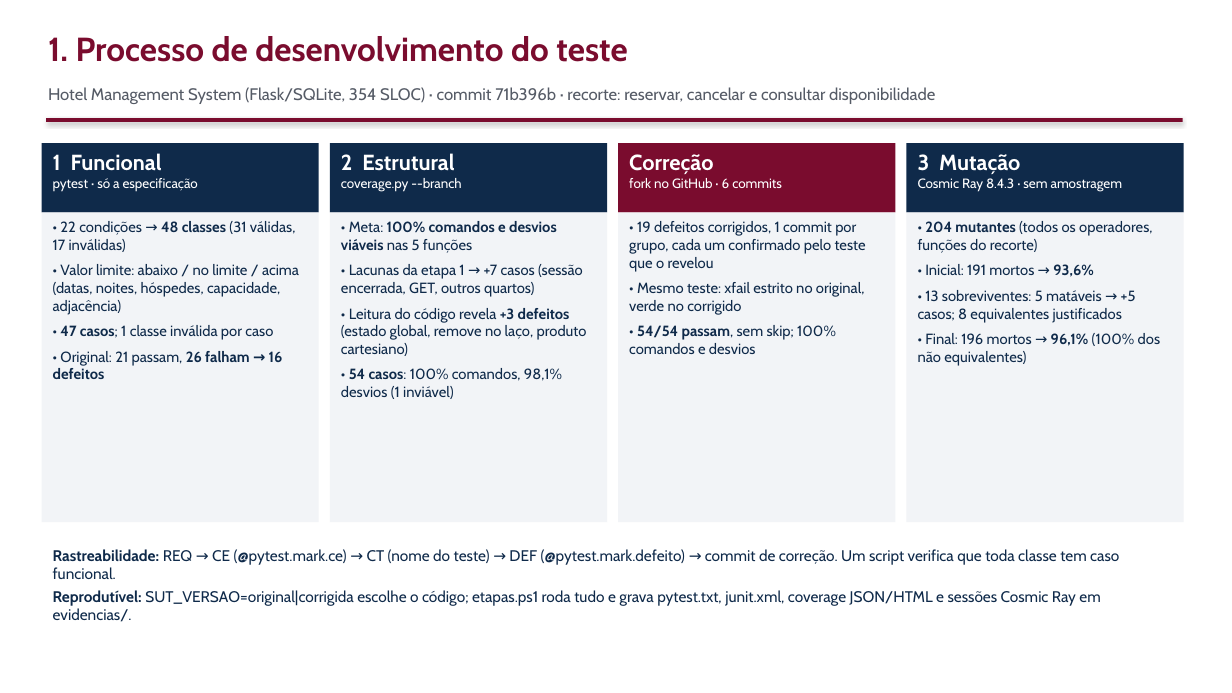
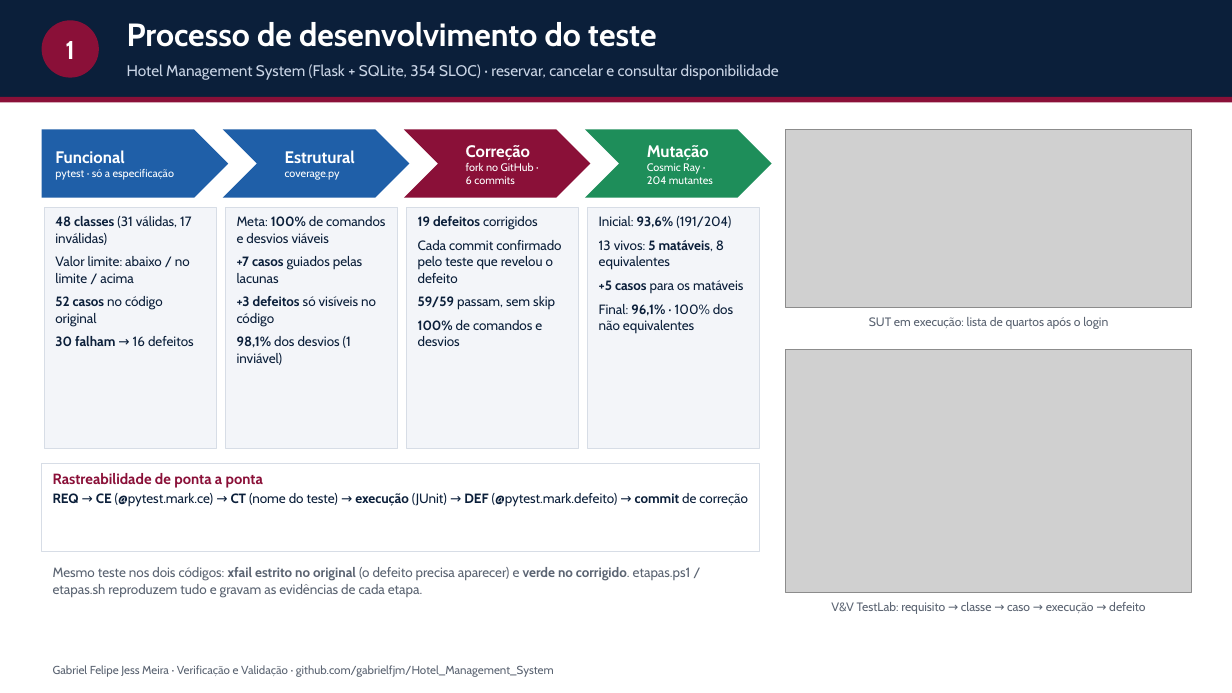
Before and after one commit to gabrielfjm/Hotel_Management_System, a slide deck: slide 1 of docs/apresentacao-2-slides.pptx. Drawn at 1232x693 pixels with LibreOffice and Linux fonts; fonts in the diff are those of the drawing; grey boxes stand for pictures. Boxes give left, top, right and bottom in pixels: in the first picture for what was removed or moved away, otherwise in the second. Text is boxed around its words. In the diff, an @@ line names an element or a change of style, - is before the commit and + after.

Commit message:
Atualiza relatório, apresentação e READMEs
- Relatório: identificação do aluno e da disciplina, tabela de valor limite
  completa, casos CT-060 a CT-064, seção sobre o V&V TestLab, sumário gerado
  das evidências.
- Apresentação de 2 slides com capturas do sistema e do V&V TestLab, gráfico
  de evolução e notas do apresentador; slides de apoio à demonstração.
- README_TESTES.md e evidencias/README.md com os números atuais.

```diff
--- a/docs/apresentacao-2-slides.pptx
+++ b/docs/apresentacao-2-slides.pptx
@@ rectangle added at <box>0,0,1232,97</box>, fill #0B1F3A @@
@@ ellipse added at <box>42,20,99,78</box>, fill #8A1038, 20 pt, text #FFFFFF, bold @@
+1
@@ text at <box>127,22,657,47</box>: text changed; size 26 to 25 pt; text colour #7A0C2E to #FFFFFF @@
-1. Processo de desenvolvimento do teste
+Processo de desenvolvimento do teste
@@ text at <box>127,64,779,80</box>: text changed; size 13 to 12 pt; text colour #555B66 to #C9D4E5 @@
-Hotel Management System (Flask/SQLite, 354 SLOC) · commit 71b396b · recorte: reservar, cancelar e consultar disponibilidade
+Hotel Management System (Flask + SQLite, 354 SLOC) · reservar, cancelar e consultar disponibilidade
@@ rectangle: place and size @@
-rectangle at <box>46,118,1183,122</box>
+rectangle at <box>0,97,1232,103</box>
@@ rectangle at <box>0,97,1232,103</box>: fill #7A0C2E to #8A1038; shadow off @@
@@ pentagon arrow "Funcional": place and size @@
-pentagon arrow "Funcional" at <box>42,143,319,213</box>
+pentagon arrow "Funcional" at <box>42,129,228,198</box>
@@ pentagon arrow "Funcional" at <box>42,129,228,198</box>: vertical alignment top to middle; rectangle to pentagon arrow; fill #0F2A4A to #1F5FA8 @@
@@ chevron "Estrutural": place and size @@
-chevron "Estrutural" at <box>330,143,607,213</box>
+chevron "Estrutural" at <box>223,129,409,198</box>
@@ chevron "Estrutural" at <box>223,129,409,198</box>: vertical alignment top to middle; rectangle to chevron; fill #0F2A4A to #1F5FA8 @@
@@ chevron "Correção": place and size @@
-chevron "Correção" at <box>618,143,896,213</box>
+chevron "Correção" at <box>404,129,591,198</box>
@@ chevron "Correção" at <box>404,129,591,198</box>: size 17 to 13 pt in "Correção"; size 10.5 to 8.5 pt in "fork no GitHub · 6 commits"; vertical alignment top to middle; rectangle to chevron; fill #7A0C2E to #8A1038 @@
@@ chevron added at <box>585,129,772,198</box>, fill #1E8E5A, 8.5 pt, text #FFFFFF @@
+Mutação
+Cosmic Ray · 204 mutantes
@@ picture added at <box>786,129,1192,308</box> @@
@@ rectangle removed at <box>907,143,1184,213</box> @@
-3 Mutação
-Cosmic Ray 8.4.3 · sem amostragem
@@ text in pentagon arrow at <box>55,150,124,163</box>: text changed; size 17 to 13 pt @@
-1 Funcional
+Funcional
@@ text in pentagon arrow at <box>55,169,174,180</box>: size 10.5 to 8.5 pt in "pytest · só a especificação" @@
@@ text in chevron at <box>285,150,355,180</box>: text changed; size 10.5 to 8.5 pt @@
-2 Estrutural
-coverage.py --branch
+Estrutural
+coverage.py
@@ rectangle "48 classes (31 válidas, 17 ...": place and size @@
-rectangle "48 classes (31 válidas, 17 ..." at <box>42,213,319,522</box>
+rectangle "48 classes (31 válidas, 17 ..." at <box>44,208,216,448</box>
@@ rectangle "48 classes (31 válidas, 17 ..." at <box>44,208,216,448</box>: fill #F2F4F7 to #F3F5F9; outline none to #D7DDE6 0.75 pt @@
@@ rectangle added at <box>226,208,397,448</box>, fill #F3F5F9, outline #D7DDE6 0.75 pt, 10.5 pt, text #0B1F3A @@
+Meta: 100% de comandos e desvios viáveis
++7 casos guiados pelas lacunas
++3 defeitos só visíveis no código
+98,1% dos desvios (1 inviável)
@@ rectangle added at <box>407,208,579,448</box>, fill #F3F5F9, outline #D7DDE6 0.75 pt, 10.5 pt, text #0B1F3A @@
+19 defeitos corrigidos
+Cada commit confirmado pelo teste que revelou o defeito
+59/59 passam, sem skip
+100% de comandos e desvios
@@ rectangle added at <box>588,208,760,448</box>, fill #F3F5F9, outline #D7DDE6 0.75 pt, 10.5 pt, text #0B1F3A @@
+Inicial: 93,6% (191/204)
+13 vivos: 5 matáveis, 8 equivalentes
++5 casos para os matáveis
+Final: 96,1% · 100% dos não equivalentes
@@ text in rectangle at <box>55,216,194,346</box>: text changed; size 11.5 to 10.5 pt; text colour #0F2A4A to #0B1F3A @@
-• 22 condições → 48 classes (31 válidas, 17 inválidas)
-• Valor limite: abaixo / no limite / acima (datas, noites, hóspedes, capacidade, adjacência)
-• 47 casos; 1 classe inválida por caso
-• Original: 21 passam, 26 falham → 16 defeitos
+48 classes (31 válidas, 17 inválidas)
+Valor limite: abaixo / no limite / acima
+52 casos no código original
+30 falham → 16 defeitos
@@ rectangle removed at <box>330,213,607,522</box> @@
-• Meta: 100% comandos e desvios viáveis nas 5 funções
-• Lacunas da etapa 1 → +7 casos (sessão encerrada, GET, outros quartos)
-• Leitura do código revela +3 defeitos (estado global, remove no laço, produto cartesiano)
-• 54 casos: 100% comandos, 98,1% desvios (1 inviável)
@@ rectangle removed at <box>618,213,896,522</box> @@
-• 19 defeitos corrigidos, 1 commit por grupo, cada um confirmado pelo teste que o revelou
-• Mesmo teste: xfail estrito no original, verde no corrigido
-• 54/54 passam, sem skip; 100% comandos e desvios
@@ rectangle removed at <box>907,213,1184,522</box> @@
-• 204 mutantes (todos os operadores, funções do recorte)
-• Inicial: 191 mortos → 93,6%
-• 13 sobreviventes: 5 matáveis → +5 casos; 8 equivalentes justificados
-• Final: 196 mortos → 96,1% (100% dos não equivalentes)
@@ text added at <box>869,317,1108,329</box>, 9.5 pt, text #5B6472 @@
+SUT em execução: lista de quartos após o login
@@ picture added at <box>786,349,1192,592</box> @@
@@ rectangle added at <box>42,464,760,552</box>, fill #FFFFFF, outline #D7DDE6 0.75 pt, 10.5 pt, text #0B1F3A @@
+Rastreabilidade de ponta a ponta
+REQ → CE (@pytest.mark.ce) → CT (nome do teste) → execução (JUnit) → DEF (@pytest.mark.defeito) → commit de correção
@@ text removed at <box>53,549,1119,622</box> @@
-Rastreabilidade: REQ → CE (@pytest.mark.ce) → CT (nome do teste) → DEF (@pytest.mark.defeito) → commit de correção. Um script verifica que toda classe tem caso funcional.
-Reprodutível: SUT_VERSAO=original|corrigida escolhe o código; etapas.ps1 roda tudo e grava pytest.txt, junit.xml, coverage JSON/HTML e sessões Cosmic Ray em evidencias/.
@@ text added at <box>53,567,691,597</box>, 10.5 pt, text #5B6472 @@
+Mesmo teste nos dois códigos: xfail estrito no original (o defeito precisa aparecer) e verde no corrigido. etapas.ps1 / etapas.sh reproduzem tudo e gravam as evidências de cada etapa.
@@ text added at <box>831,602,1145,614</box>, 9.5 pt, text #5B6472 @@
+V&V TestLab: requisito → classe → caso → execução → defeito
@@ text added at <box>53,665,554,677</box>, 9 pt, text #5B6472 @@
+Gabriel Felipe Jess Meira · Verificação e Validação · github.com/gabrielfjm/Hotel_Management_System
```
Also in this commit, not shown: 1 other slide changed, 10 other files.
